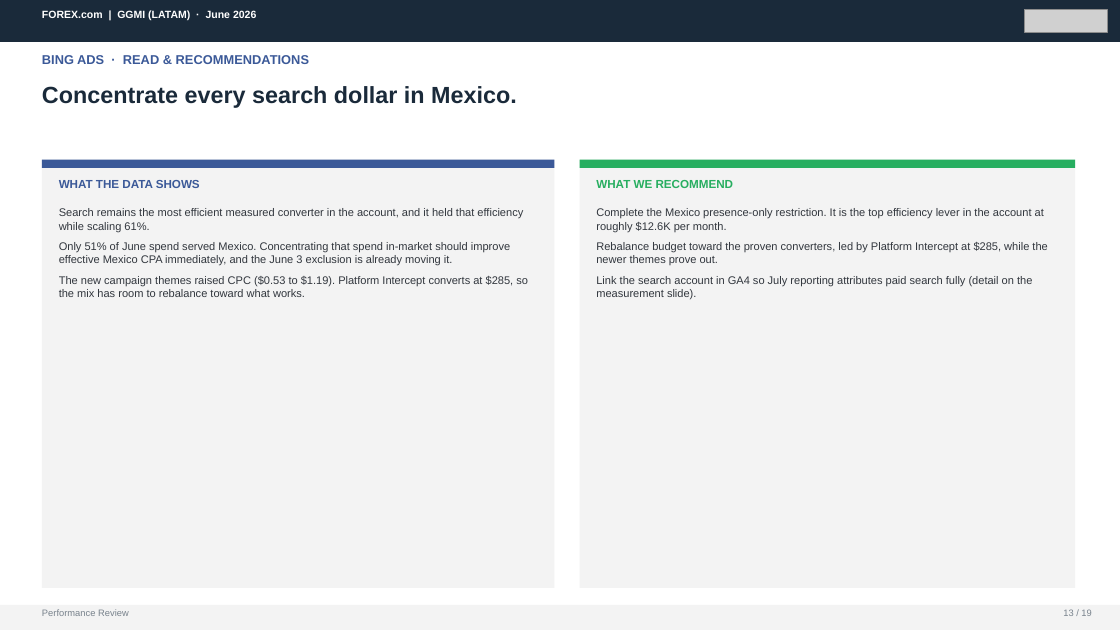
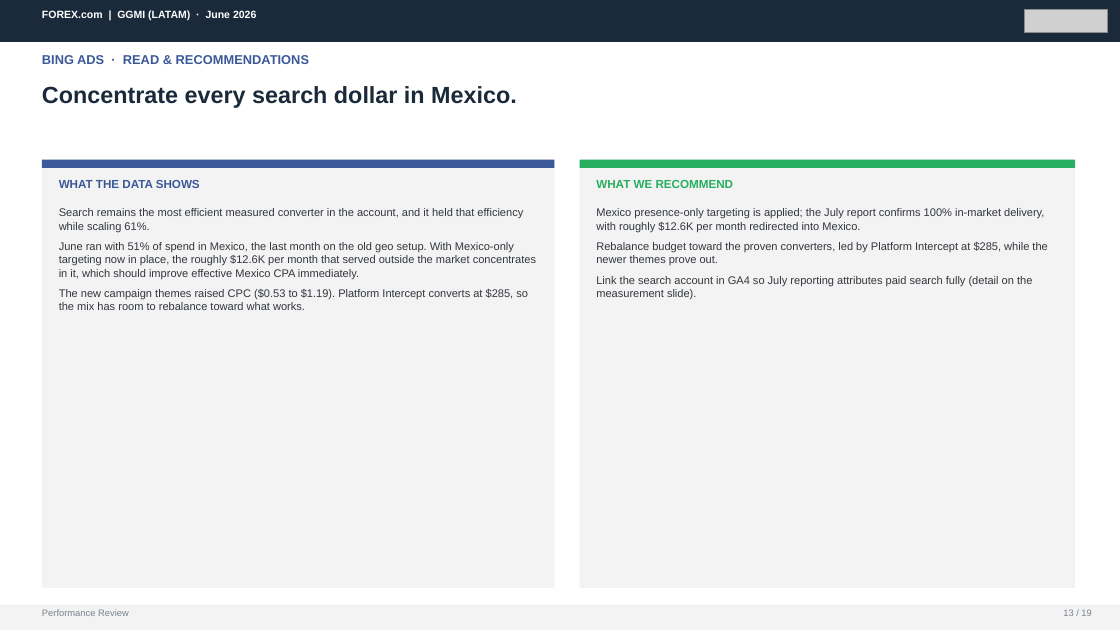
Before and after one commit to hablapro/brlvnt-reporting-hub, a slide deck: slide 13 of report-client-decks/06. GGMI_LATAM_June_2026_Performance_Review.pptx. Drawn at 1120x630 pixels with LibreOffice and Linux fonts; fonts in the diff are those of the drawing; grey boxes stand for pictures. Boxes give left, top, right and bottom in pixels: in the first picture for what was removed or moved away, otherwise in the second. Text is boxed around its words. In the diff, an @@ line names an element or a change of style, - is before the commit and + after.

```diff
--- a/report-client-decks/06. GGMI_LATAM_June_2026_Performance_Review.pptx
+++ b/report-client-decks/06. GGMI_LATAM_June_2026_Performance_Review.pptx
@@ text at (596, 208, 1044, 232): text changed @@
-Complete the Mexico presence-only restriction. It is the top efficiency lever in the account at roughly $12.6K per month.
+Mexico presence-only targeting is applied; the July report confirms 100% in-market delivery, with roughly $12.6K per month redirected into Mexico.
@@ text at (59, 242, 536, 279): text changed @@
-Only 51% of June spend served Mexico. Concentrating that spend in-market should improve effective Mexico CPA immediately, and the June 3 exclusion is already moving it.
+June ran with 51% of spend in Mexico, the last month on the old geo setup. With Mexico-only targeting now in place, the roughly $12.6K per month that served outside the market concentrates in it, which should improve effective Mexico CPA immediately.
```
Also in this commit, not shown: 4 other slides changed.
